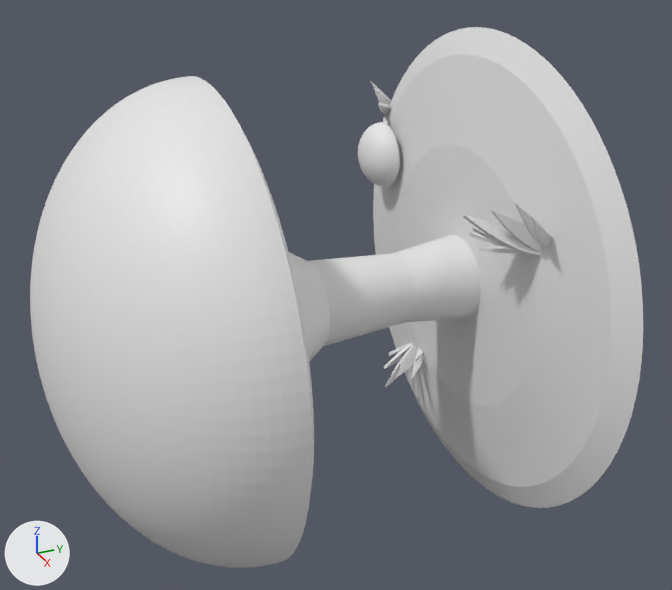
What one commit did to the glTF model 3d-models/mushroom-lamp/stl/assembly_preview.glb.
Both versions are drawn from a camera (50 mm lens) standing at (321.0, -230.0, 163.0) and looking at (5.0, -87.0, 5.0). Every picture has the same lights, and +X, +Y and +Z are marked at lower left. The older version comes first. Vertices at exactly the same position are counted once.

Objects in the first picture: 'geometry_0', 'geometry_1'.
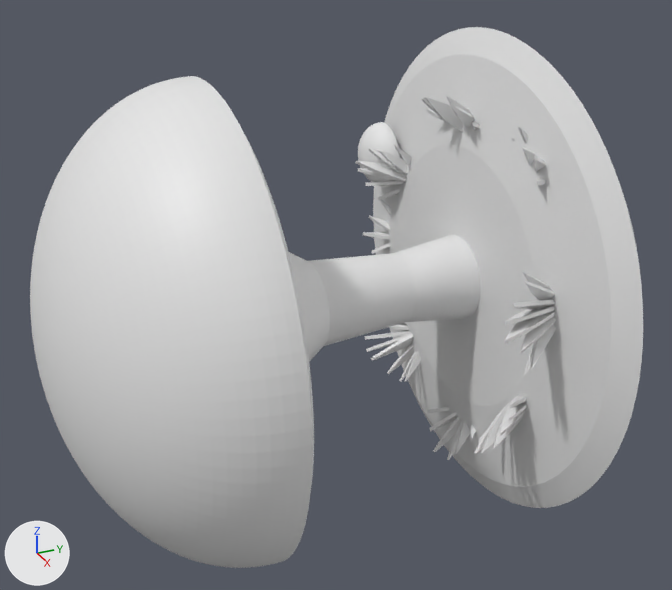
Changed parts and their boxes [x1, y1, x2, y2] in the pictures (672 x 590 px):
'geometry_0', reshaped
    before: [358, 27, 643, 508]
    after: [355, 27, 643, 508]
part 1 of me_geometry_0, deleted
    before: [370, 81, 390, 100]
part 2 of me_geometry_0, deleted
    before: [374, 88, 391, 105]
part 3 of me_geometry_0, built on
    before: [366, 102, 601, 396]
    after: [355, 54, 611, 486]

The change, as a list of edits to the scene's bpy script:
```text
Change me_geometry_0:
    used by ob_geometry_0; location = (0.0, 0.0, 0.0)
    remove me_geometry_0.from_pydata(...)  # 4060 vertices, 8112 faces; spans x -105.0..105.0, y -53.0..0.0, z -105.0..105.0
    add me_geometry_0.from_pydata(...)  # 5330 vertices, 10678 faces; spans x -105.0..105.0, y -55.0..0.0, z -105.0..105.0
    me_geometry_0 part 1: the loose piece of 60 vertices spanning x -96.0..-93.0, y -24.0..-6.0, z 50.0..68.0 is deleted
    me_geometry_0 part 2: the loose piece of 60 vertices spanning x -95.0..-85.0, y -27.0..-6.0, z 49.0..66.0 is deleted
    me_geometry_0 part 3: 41 vertices moved from x -91.0..-34.0, y -39.0..-16.0, z -62.0..51.0 to x -77.0..-35.0, y -39.0..-22.0, z -60.0..51.0; 756 vertices removed from x -95.0..67.0, y -53.0..-6.0, z -72.0..61.0; 2146 vertices added at x -91.0..79.0, y -55.0..-16.0, z -88.0..81.0
```
